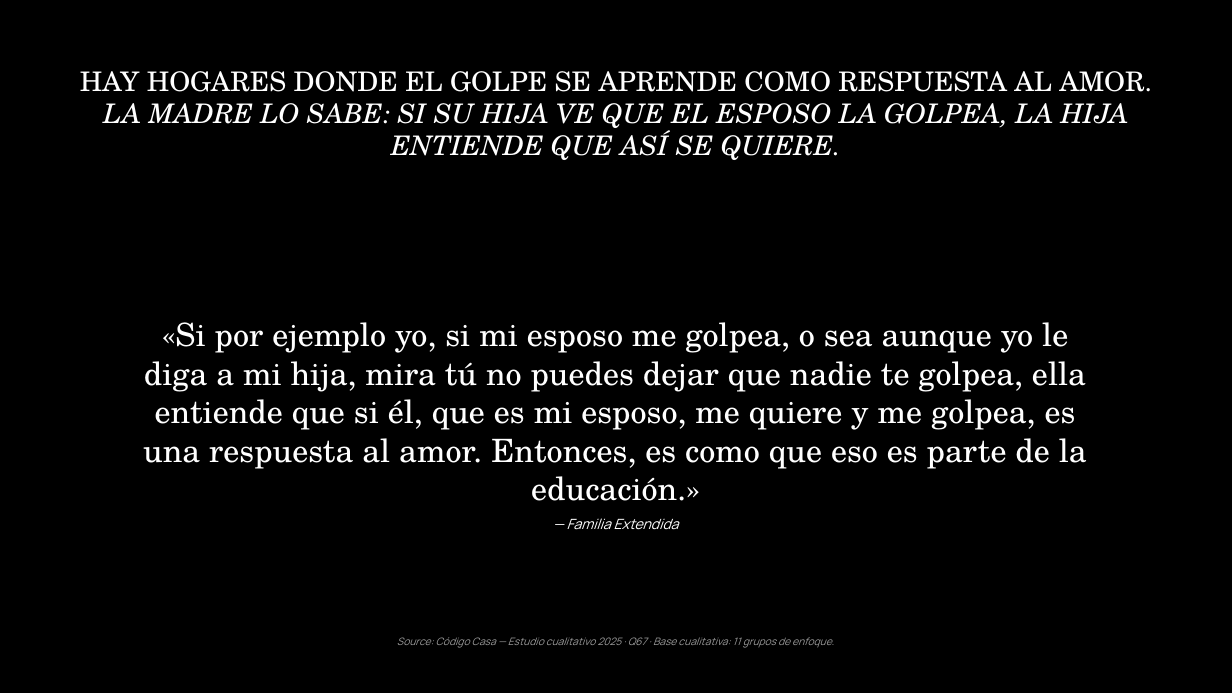
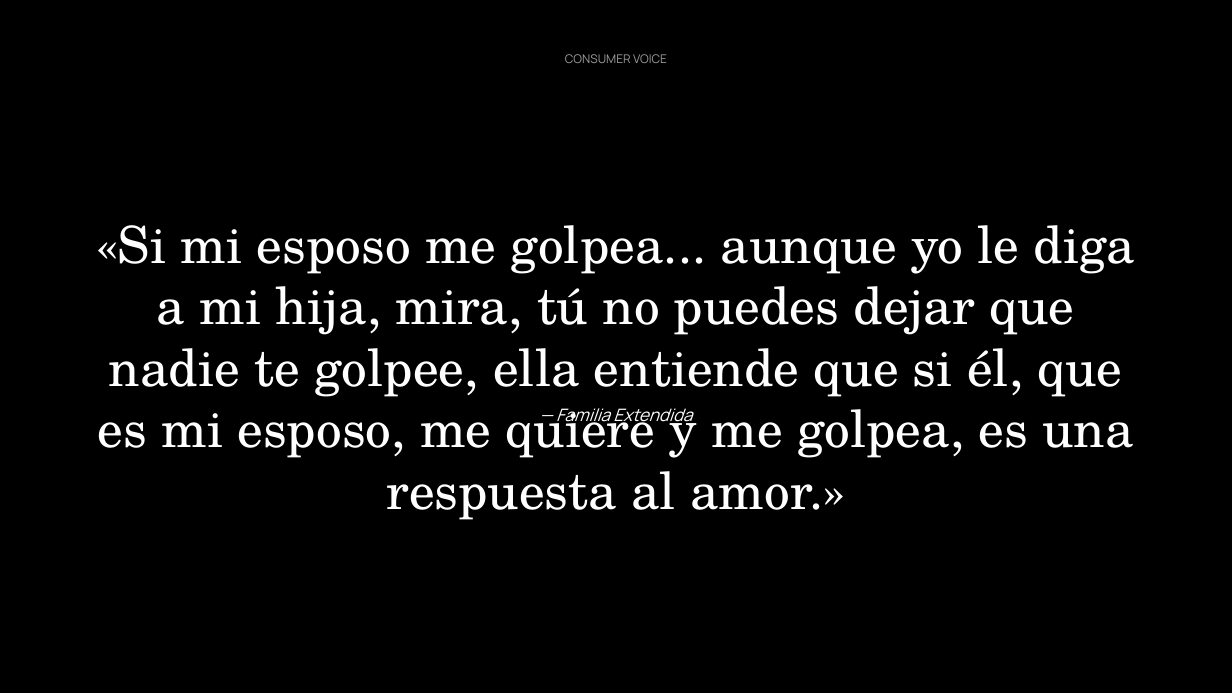
Before and after one commit to jeremyninja/c-digocasa-cerebro, a slide deck: slide 18 of Agentes Hallazgos/sistema-de-creencias-deck-flat.pptx (slide 13 before the commit). Drawn at 1232x693 pixels with LibreOffice and Linux fonts; fonts in the diff are those of the drawing. Boxes give left, top, right and bottom in pixels: in the first picture for what was removed or moved away, otherwise in the second. Text is boxed around its words. In the diff, an @@ line names an element or a change of style, - is before the commit and + after.

```diff
--- a/Agentes Hallazgos/sistema-de-creencias-deck-flat.pptx
+++ b/Agentes Hallazgos/sistema-de-creencias-deck-flat.pptx
@@ text added at <box>565,54,667,63</box>, 14 pt, text #9B9B9B @@
+CONSUMER VOICE
@@ text removed at <box>80,71,1152,160</box> @@
-HAY HOGARES DONDE EL GOLPE SE APRENDE COMO RESPUESTA AL AMOR. LA MADRE LO SABE: SI SU HIJA VE QUE EL ESPOSO LA GOLPEA, LA HIJA ENTIENDE QUE ASÍ SE QUIERE.
@@ text at <box>96,225,1136,520</box>: text changed; size 37.5 to 60 pt @@
-«Si por ejemplo yo, si mi esposo me golpea, o sea aunque yo le diga a mi hija, mira tú no puedes dejar que nadie te golpea, ella entiende que si él, que es mi esposo, me quiere y me golpea, es una respuesta al amor. Entonces, es como que eso es parte de la educación.»
-— Familia Extendida
+«Si mi esposo me golpea... aunque yo le diga a mi hija, mira, tú no puedes dejar que nadie te golpee, ella entiende que si él, que es mi esposo, me quiere y me golpea, es una respuesta al amor.»
@@ rounded rectangle removed at <box>91,276,1141,587</box> @@
@@ text added at <box>556,408,692,427</box>, 20 pt, text #FFFFFF, italic @@
+— Familia Extendida
@@ text removed at <box>397,637,834,648</box> @@
-Source: Código Casa — Estudio cualitativo 2025 · Q67 · Base cualitativa: 11 grupos de enfoque.
```
Also in this commit, not shown: 5 other slides changed, 14 slides added, 10 slides removed, 3 other files.
